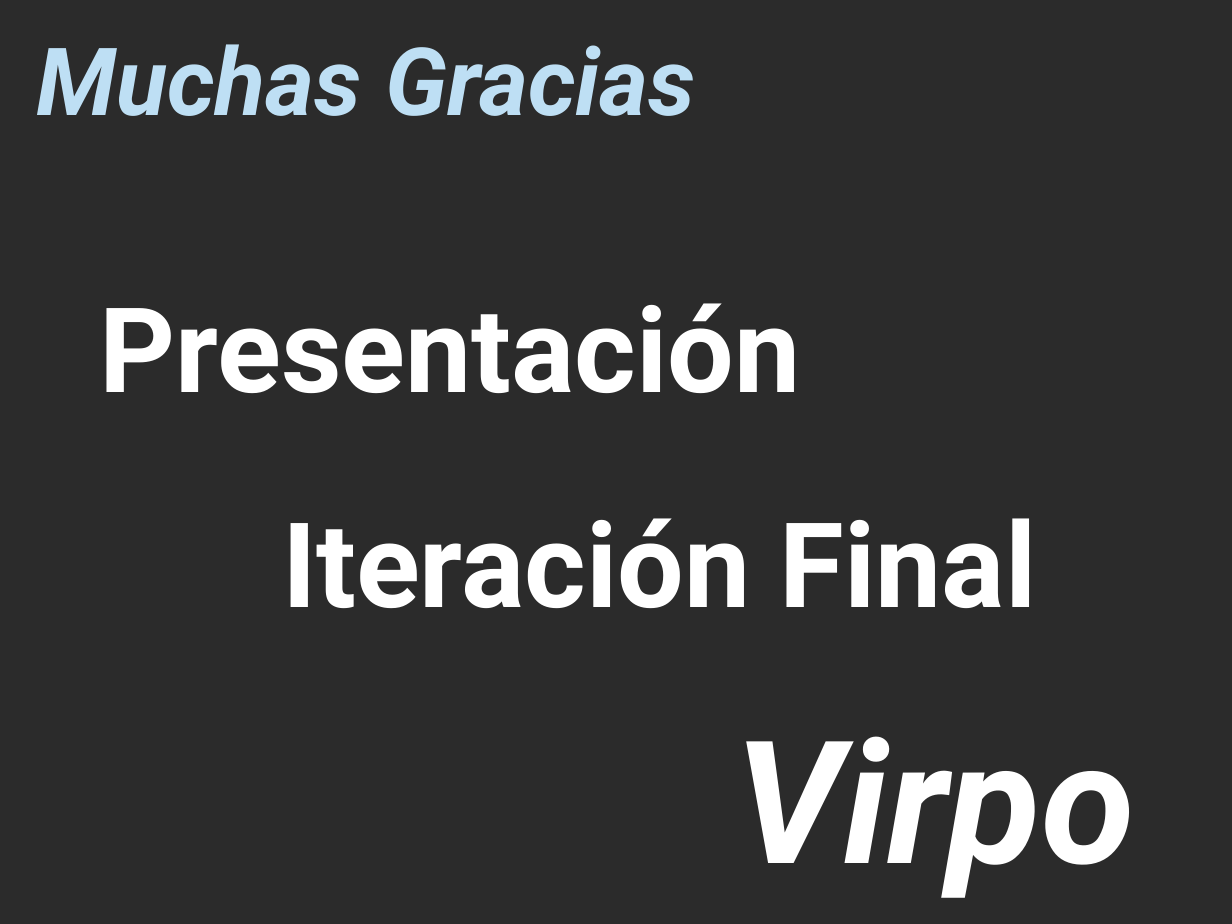
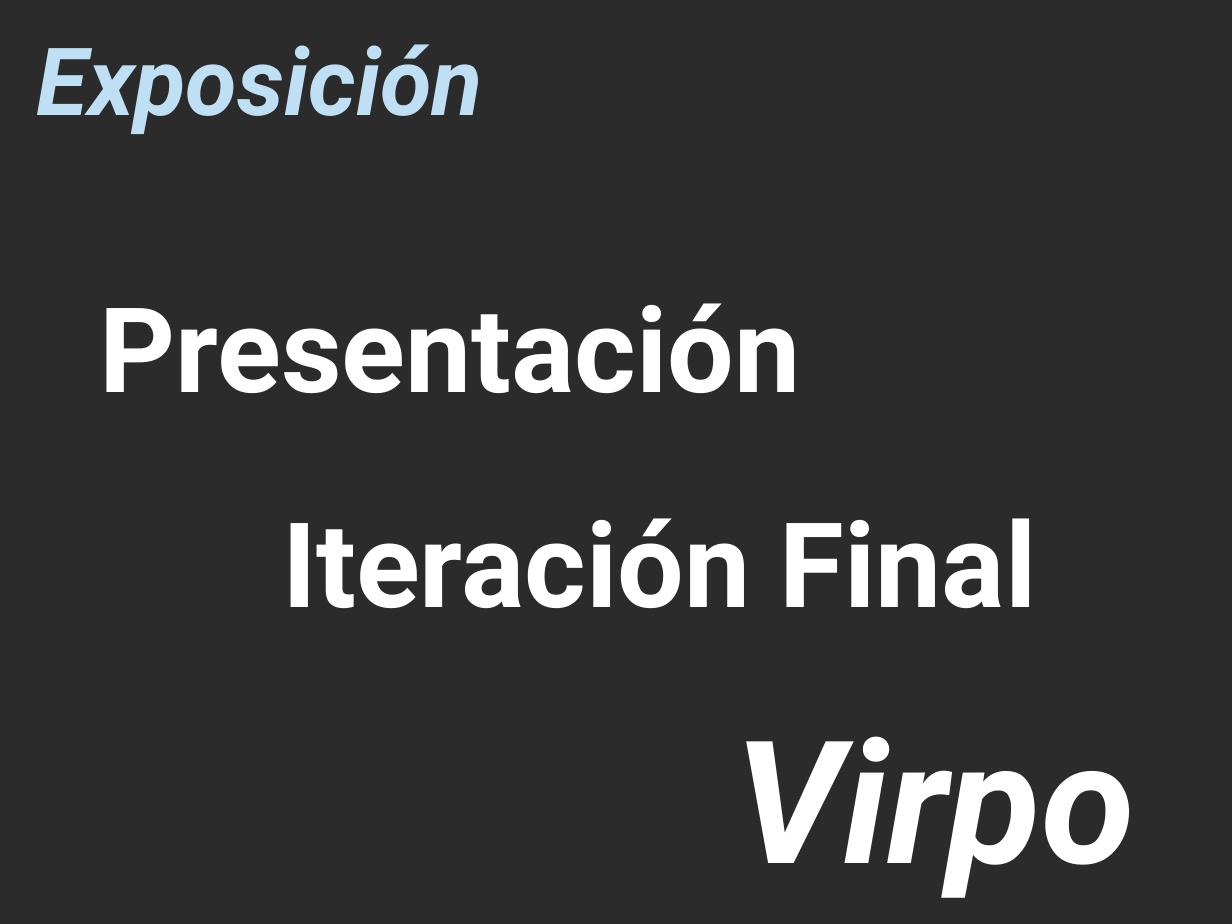
Before and after one commit to matiacc/virpo, a slide deck: slide 19 of Virpo Google/Documentacion/Virpo Iteracion Final.ppt. Drawn at 1232x924 pixels with LibreOffice and Linux fonts; fonts in the diff are those of the drawing; background and template pictures are left out; a plain dark background stands for a picture behind light text. Boxes give left, top, right and bottom in pixels: in the first picture for what was removed or moved away, otherwise in the second. Text is boxed around its words. In the diff, an @@ line names an element or a change of style, - is before the commit and + after.

```diff
--- a/Virpo Google/Documentacion/Virpo Iteracion Final.ppt
+++ b/Virpo Google/Documentacion/Virpo Iteracion Final.ppt
@@ text at box(37, 44, 483, 134): text changed @@
-Muchas Gracias
+Exposición
```
Also in this commit, not shown: 2 other slides changed, 3 slides added, 1 slide removed.
